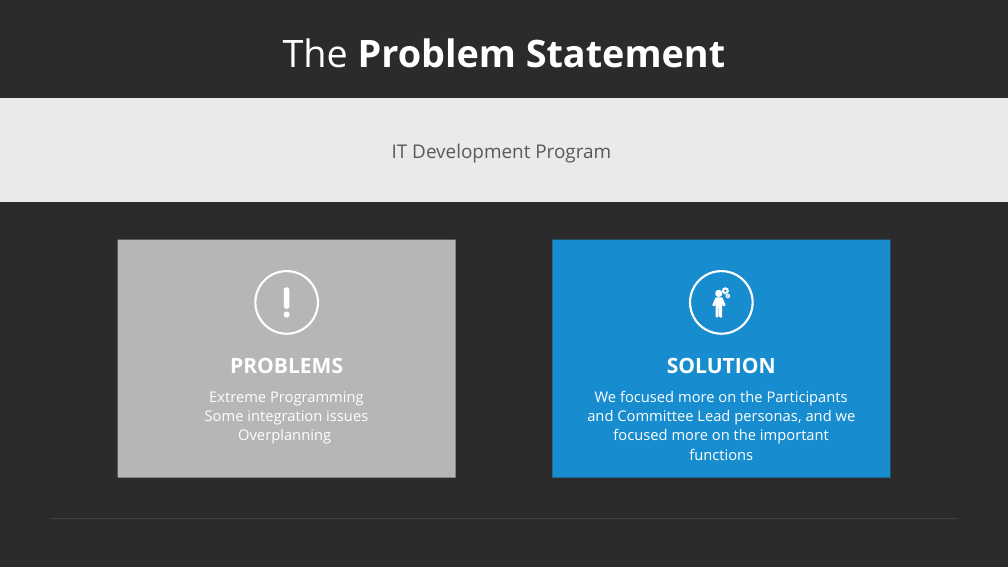
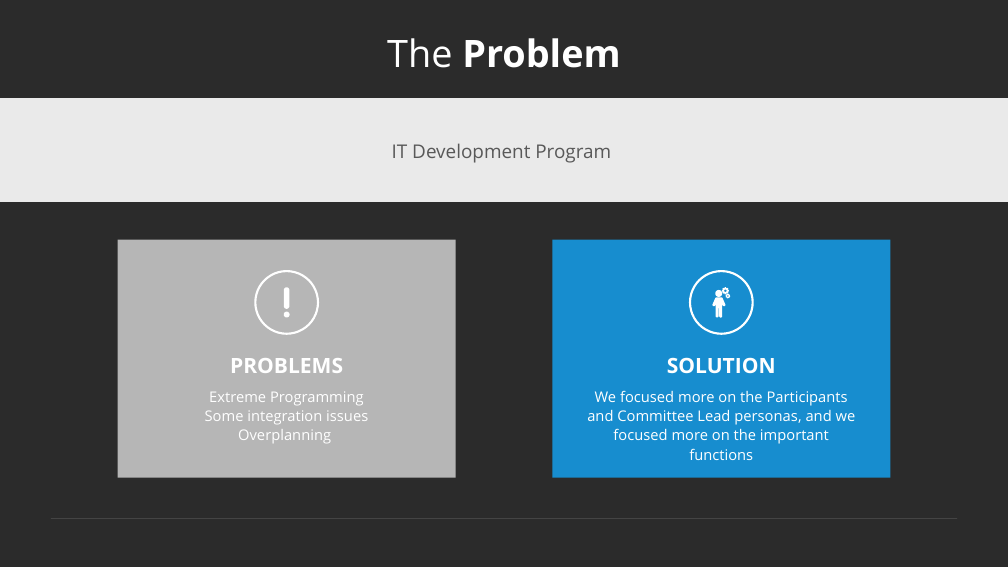
Before and after one commit to frostyseb/ITDP, a slide deck: slide 3 of Documentation/PresentationDeck-NewBlood.pptx. Drawn at 1008x567 pixels with LibreOffice and Linux fonts; fonts in the diff are those of the drawing; background and template pictures are left out; a plain dark background stands for a picture behind light text. Boxes give left, top, right and bottom in pixels: in the first picture for what was removed or moved away, otherwise in the second. Text is boxed around its words. In the diff, an @@ line names an element or a change of style, - is before the commit and + after.

```diff
--- a/Documentation/PresentationDeck-NewBlood.pptx
+++ b/Documentation/PresentationDeck-NewBlood.pptx
@@ title at (x1=387, y1=38, x2=620, y2=68): text changed @@
-The Problem Statement
+The Problem
```
